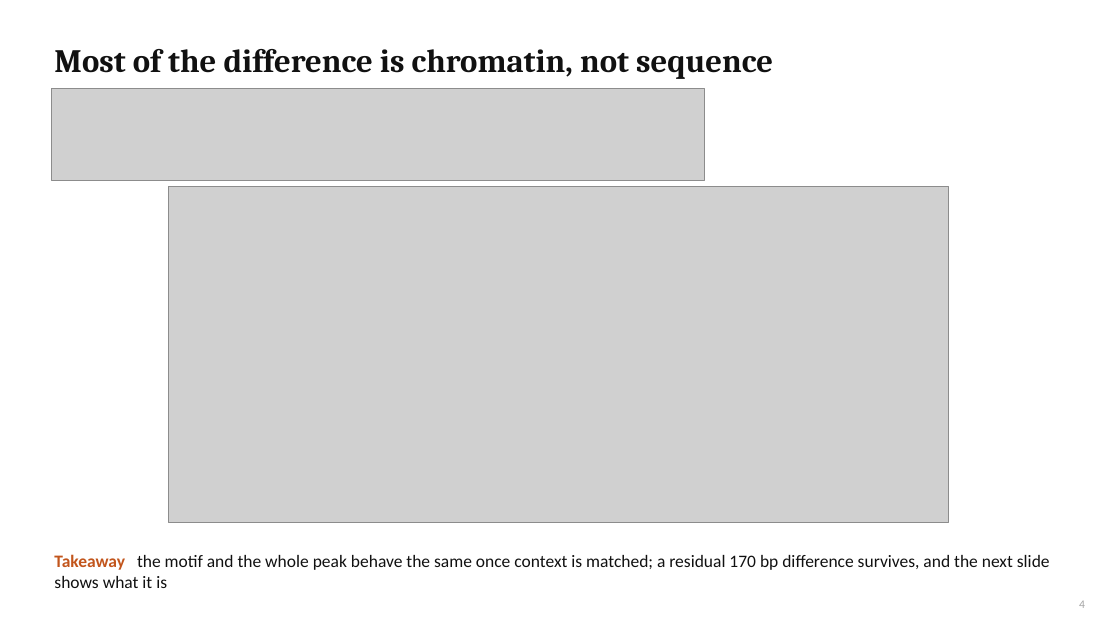
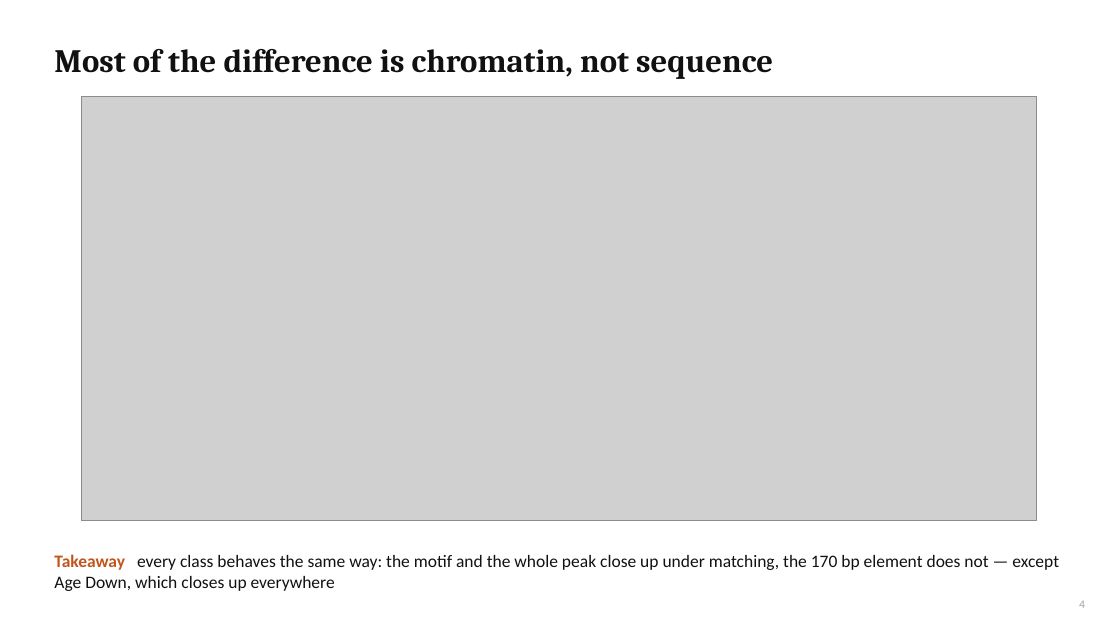
Before and after one commit to cytokine4242/Alpha_Genome_Ap1, a slide deck: slide 4 of Analysis/AP1_AlphaGenome_results.pptx. Drawn at 1120x630 pixels with LibreOffice and Linux fonts; fonts in the diff are those of the drawing; grey boxes stand for pictures. Boxes give left, top, right and bottom in pixels: in the first picture for what was removed or moved away, otherwise in the second. Text is boxed around its words. In the diff, an @@ line names an element or a change of style, - is before the commit and + after.

```diff
--- a/Analysis/AP1_AlphaGenome_results.pptx
+++ b/Analysis/AP1_AlphaGenome_results.pptx
@@ picture removed at (52, 88, 704, 181) @@
@@ picture: place and size @@
-picture at (168, 187, 949, 523)
+picture at (82, 97, 1037, 521)
@@ text at (54, 554, 1059, 591): text changed @@
-Takeaway the motif and the whole peak behave the same once context is matched; a residual 170 bp difference survives, and the next slide shows what it is
+Takeaway every class behaves the same way: the motif and the whole peak close up under matching, the 170 bp element does not — except Age Down, which closes up everywhere
```
Also in this commit, not shown: 1 other slide changed, 1 slide added, 1 slide removed, 8 other files.
